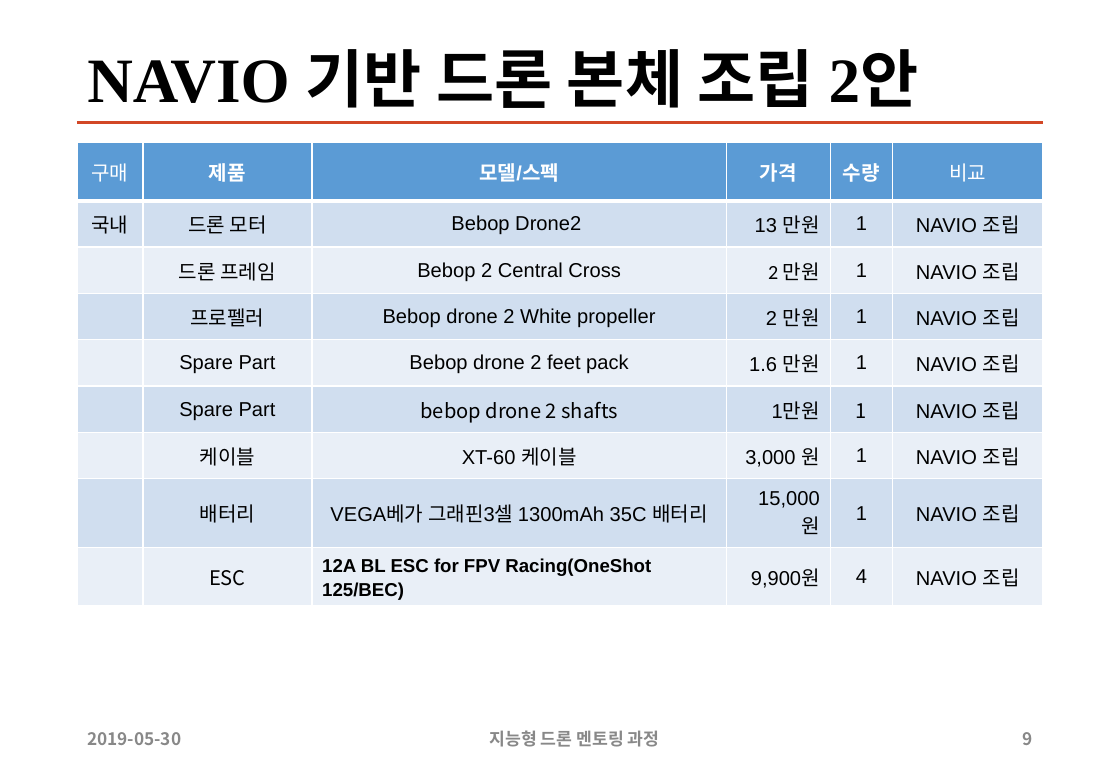
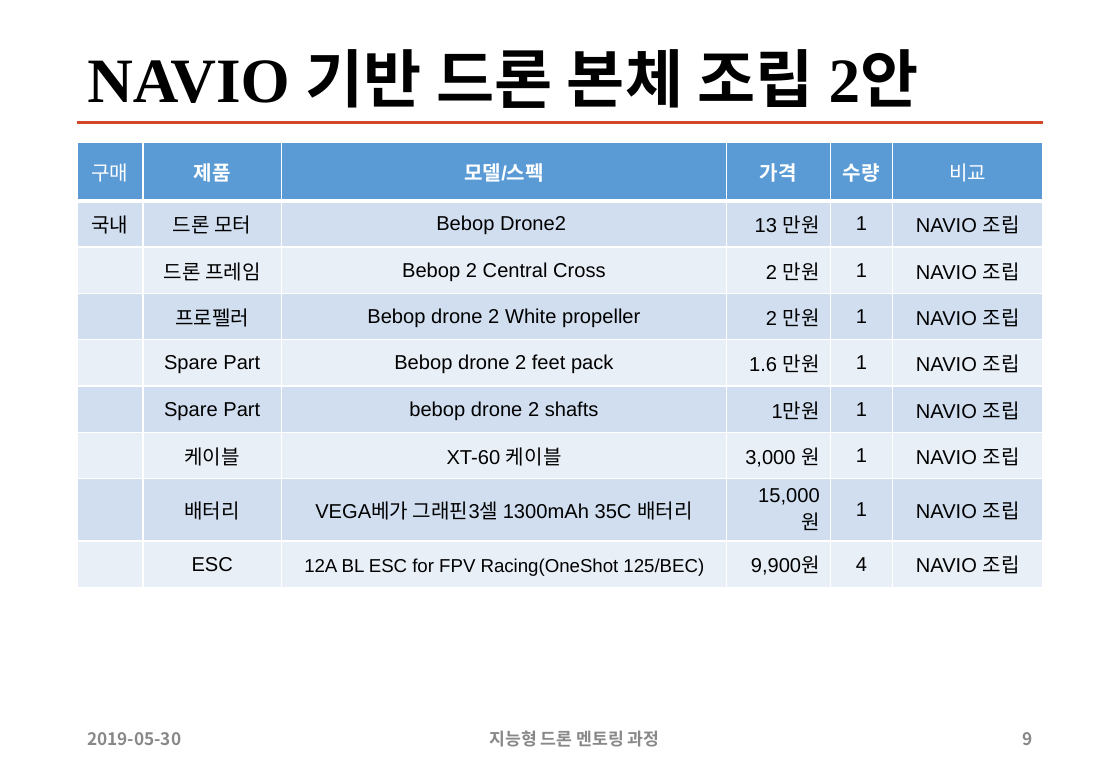
Before and after one commit to sunabove/autopilot_doc, a slide deck: slide 9 of 120 구매/108 2차 지능형 드론 멘토링 HW 구매 목록 19년 6월 V1.2.1.pptx. Drawn at 1120x775 pixels with LibreOffice and Linux fonts; fonts in the diff are those of the drawing. Boxes give left, top, right and bottom in pixels: in the first picture for what was removed or moved away, otherwise in the second. Text is boxed around its words. In the diff, an @@ line names an element or a change of style, - is before the commit and + after.

```diff
--- a/120 구매/108 2차 지능형 드론 멘토링 HW 구매 목록 19년 6월 V1.2.1.pptx
+++ b/120 구매/108 2차 지능형 드론 멘토링 HW 구매 목록 19년 6월 V1.2.1.pptx
@@ table at (77,142,1043,580) @@
@@ font Calibri to Arial in "국내", "드론 모터", "2 만원" @@
@@ font Noto Sans CJK KR to Arial in "bebop drone 2 shafts", "1", "배터리", "ESC" @@
@@ bold off in "12A BL ESC for FPV Racing(OneShot 125/BEC)" @@
@@ alignment left to centre @@
```
Also in this commit, not shown: 1 other slide changed.
